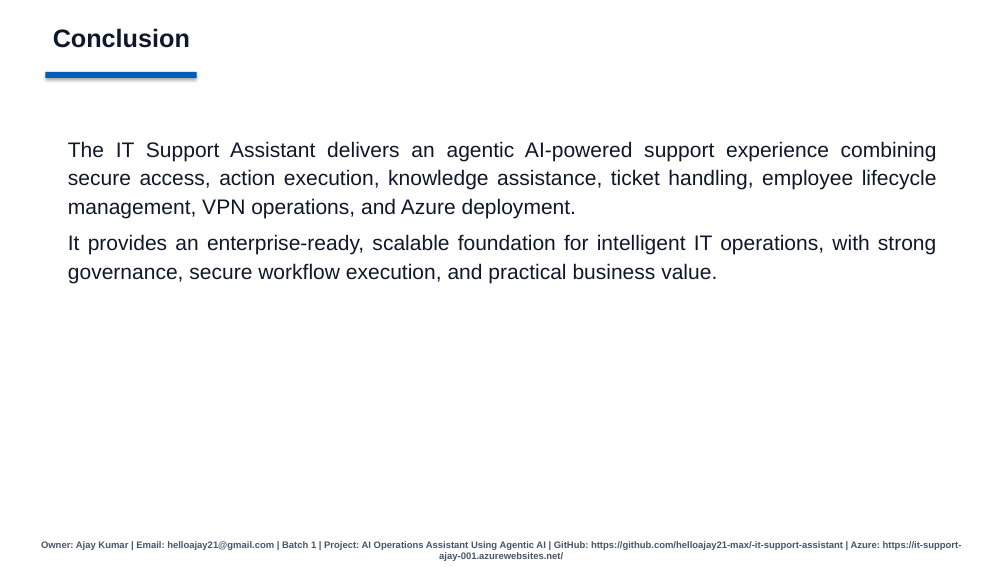
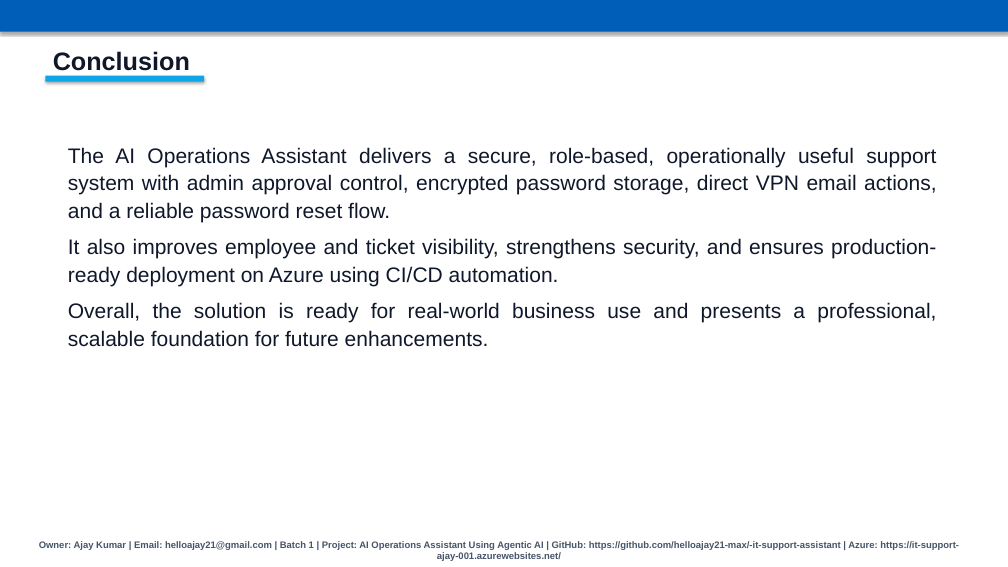
Before and after one commit to helloajay21-max/-it-support-assistant, a slide deck: slide 7 of AI_Operations_Assistant_Presentation.pptx. Drawn at 1008x567 pixels with LibreOffice and Linux fonts; fonts in the diff are those of the drawing. Boxes give left, top, right and bottom in pixels: in the first picture for what was removed or moved away, otherwise in the second. Text is boxed around its words. In the diff, an @@ line names an element or a change of style, - is before the commit and + after.

```diff
--- a/AI_Operations_Assistant_Presentation.pptx
+++ b/AI_Operations_Assistant_Presentation.pptx
@@ rectangle added at bbox=[0, 0, 1008, 32], fill #005EB8 @@
@@ text "Conclusion" rewrapped from bbox=[53, 28, 190, 48] to bbox=[53, 51, 190, 76] @@
@@ rectangle: place and size @@
-rectangle at bbox=[45, 72, 197, 78]
+rectangle at bbox=[45, 76, 204, 82]
@@ rectangle at bbox=[45, 76, 204, 82]: fill #005EB8 to #0EA5E9 @@
@@ text at bbox=[68, 147, 936, 347]: text changed @@
-The IT Support Assistant delivers an agentic AI-powered support experience combining secure access, action execution, knowledge assistance, ticket handling, employee lifecycle management, VPN operations, and Azure deployment.
-It provides an enterprise-ready, scalable foundation for intelligent IT operations, with strong governance, secure workflow execution, and practical business value.
+The AI Operations Assistant delivers a secure, role-based, operationally useful support system with admin approval control, encrypted password storage, direct VPN email actions, and a reliable password reset flow.
+It also improves employee and ticket visibility, strengthens security, and ensures production-ready deployment on Azure using CI/CD automation.
+Overall, the solution is ready for real-world business use and presents a professional, scalable foundation for future enhancements.
```
Also in this commit, not shown: 5 other slides changed, 1 slide added, 1 slide removed.
